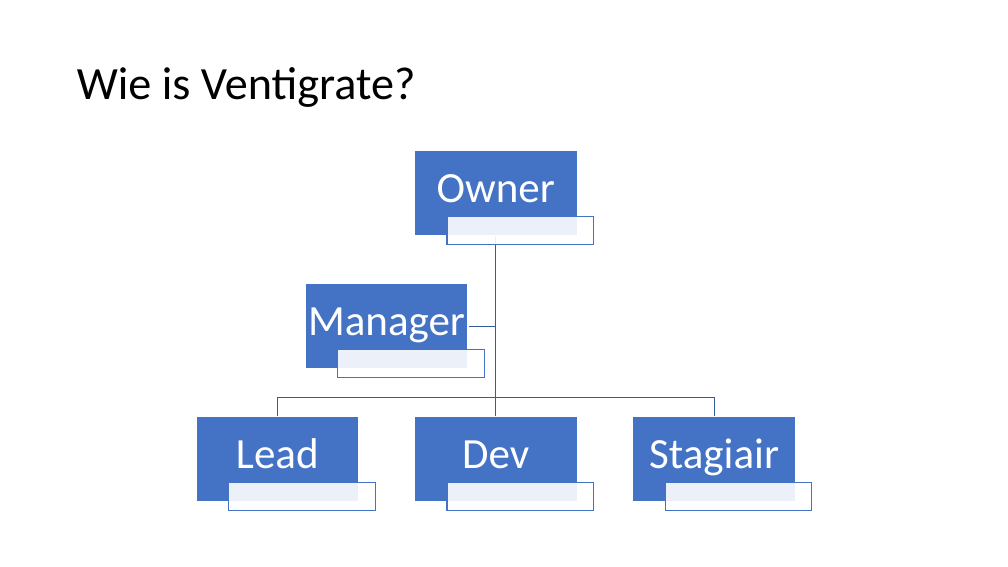
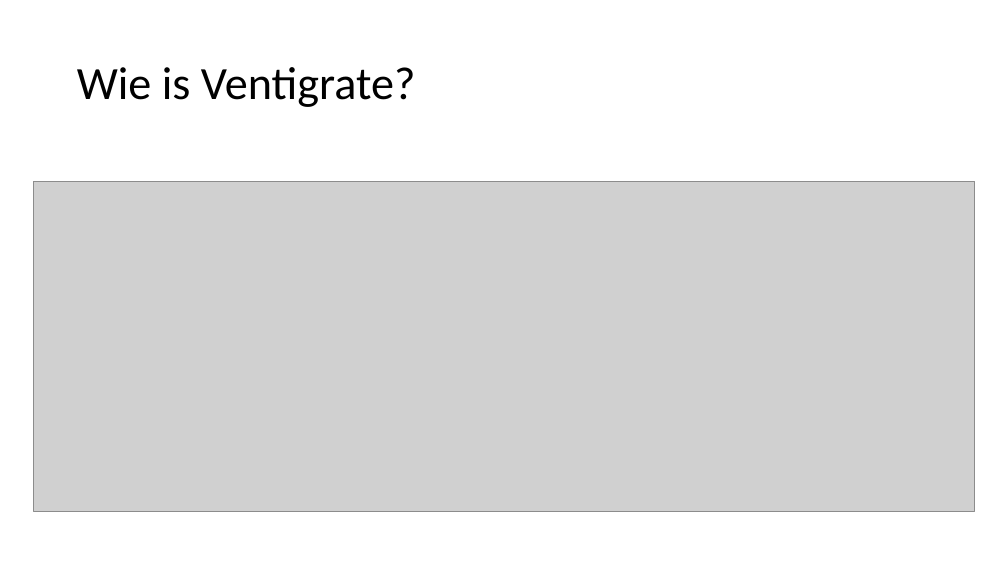
Before and after one commit to NabilEMAP/Stage23-24, a slide deck: slide 4 of Documenten/Tussentijdse Presentatie 01 - Nabil El Moussaoui.pptx. Drawn at 1008x567 pixels with LibreOffice and Linux fonts; fonts in the diff are those of the drawing; grey boxes stand for pictures. Boxes give left, top, right and bottom in pixels: in the first picture for what was removed or moved away, otherwise in the second. Text is boxed around its words. In the diff, an @@ line names an element or a change of style, - is before the commit and + after.

```diff
--- a/Documenten/Tussentijdse Presentatie 01 - Nabil El Moussaoui.pptx
+++ b/Documenten/Tussentijdse Presentatie 01 - Nabil El Moussaoui.pptx
@@ picture added at [33, 181, 975, 511] @@
@@ group removed at [196, 151, 812, 510]: 10 rectangles, 5 texts, 4 freeform shapes @@
-Owner
-Lead
-Dev
-Stagiair
-Manager
```
